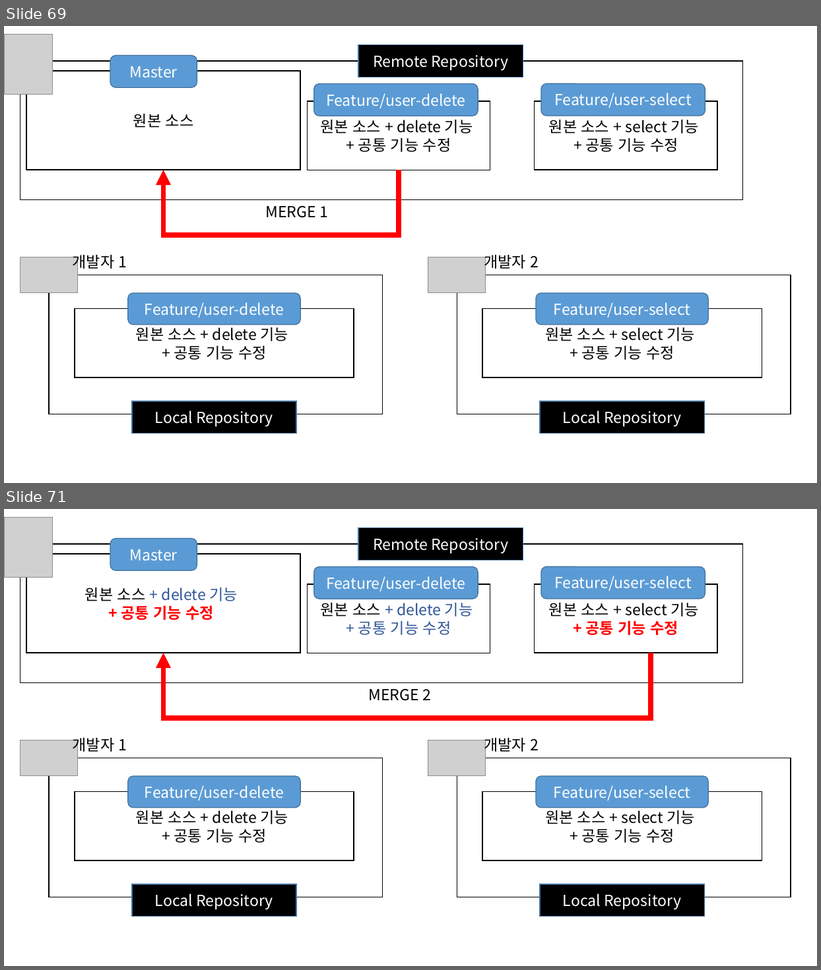
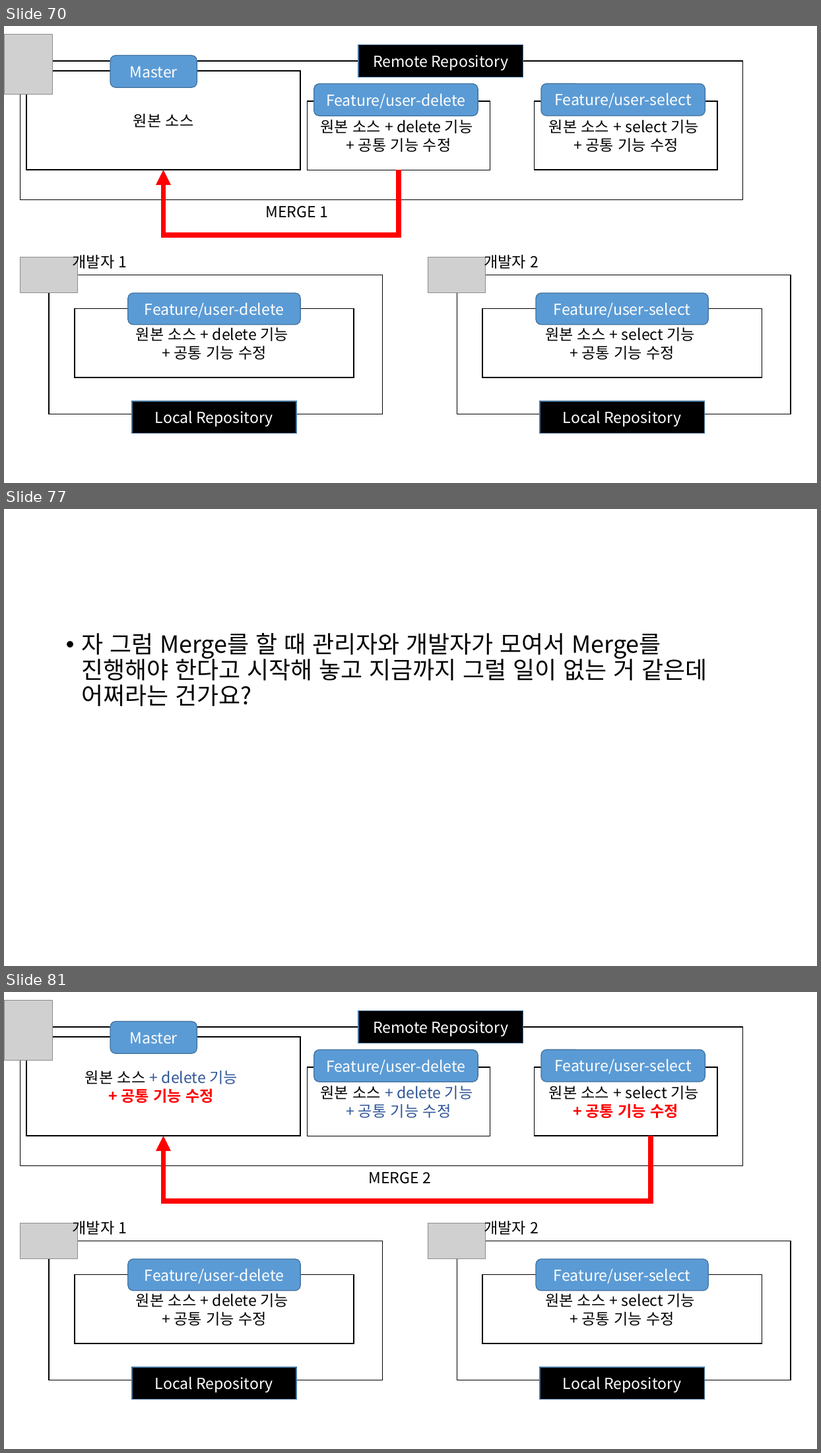
Before and after one commit to SungIn-Shin/git_powerpoint, a slide deck: git_from_the_hell.pptx. Shown one above the other, each under a label of ours: slides 69 and 71 before the commit, slides 70, 77 and 81 after it; the slides between them are not shown. The pictures are 821x970 and 821x1453 pixels, drawn with LibreOffice and Linux fonts; fonts in the diff are those of the drawing; grey boxes stand for pictures. Boxes give left, top, right and bottom in pixels: in the first picture for what was removed or moved away, otherwise in the second. Text is boxed around its words. In the diff, an @@ line names an element or a change of style, - is before the commit and + after.

```diff
--- a/git_from_the_hell.pptx
+++ b/git_from_the_hell.pptx
@@ slide 77 added at [4, 509, 817, 966], background #FFFFFF @@
@@ text added at [81, 633, 708, 706], 28 pt, text #000000 @@
+• 자 그럼 Merge를 할 때 관리자와 개발자가 모여서 Merge를
+  진행해야 한다고 시작해 놓고 지금까지 그럴 일이 없는 거 같은데 어쩌라는 건가요?
@@ what was slide 69 is now slide 70 @@
@@ what was slide 71 is now slide 81 @@
```
Also in this commit, not shown: 12 slides changed, 12 other slides added, 4 slides removed.
